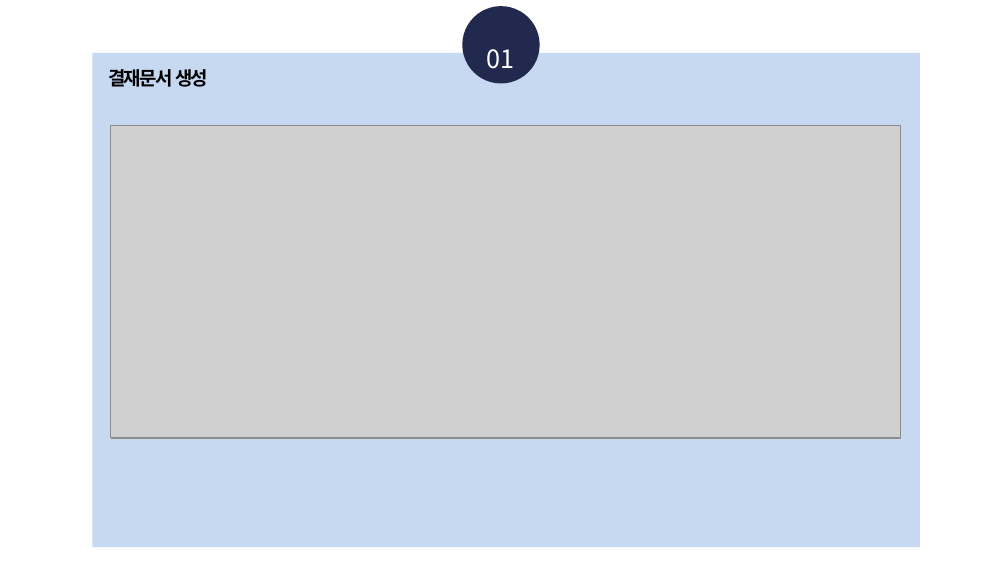
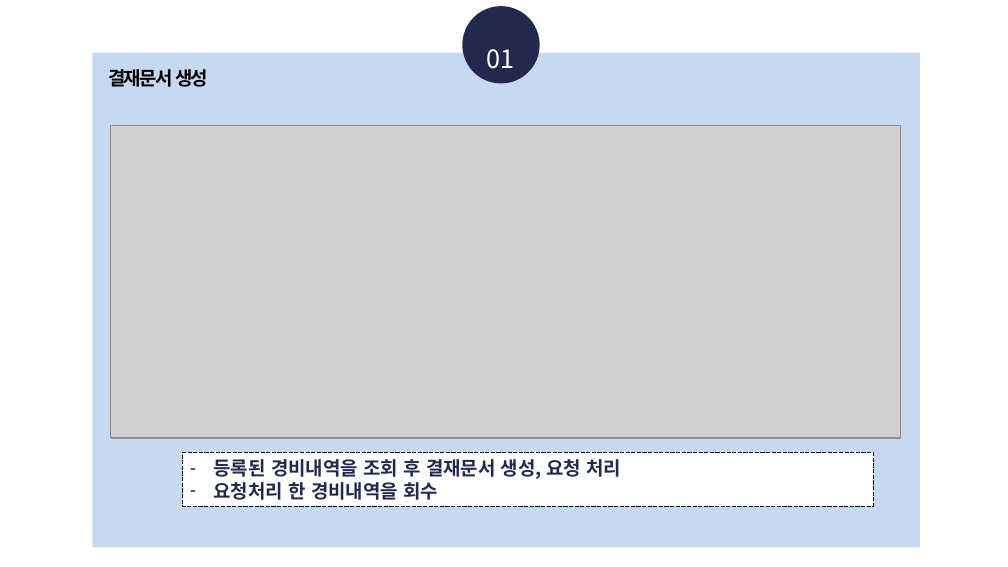
Before and after one commit to KimSolYi/WJ_PRACTICE, a slide deck: slide 5 of 인턴 수행과제 결과발표.pptx. Drawn at 1008x567 pixels with LibreOffice and Linux fonts; fonts in the diff are those of the drawing; grey boxes stand for pictures; background and template pictures are left out. Boxes give left, top, right and bottom in pixels: in the first picture for what was removed or moved away, otherwise in the second. Text is boxed around its words. In the diff, an @@ line names an element or a change of style, - is before the commit and + after.

```diff
--- a/인턴 수행과제 결과발표.pptx
+++ b/인턴 수행과제 결과발표.pptx
@@ rectangle added at [182, 453, 873, 507], fill #FFFFFF, outline #000000 0.75 pt dashed, 18 pt, text #21294E, bold @@
+– 등록된 경비내역을 조회 후 결재문서 생성, 요청 처리
+– 요청처리 한 경비내역을 회수
```
Also in this commit, not shown: 11 other slides changed, 1 slide added, 1 other file.
